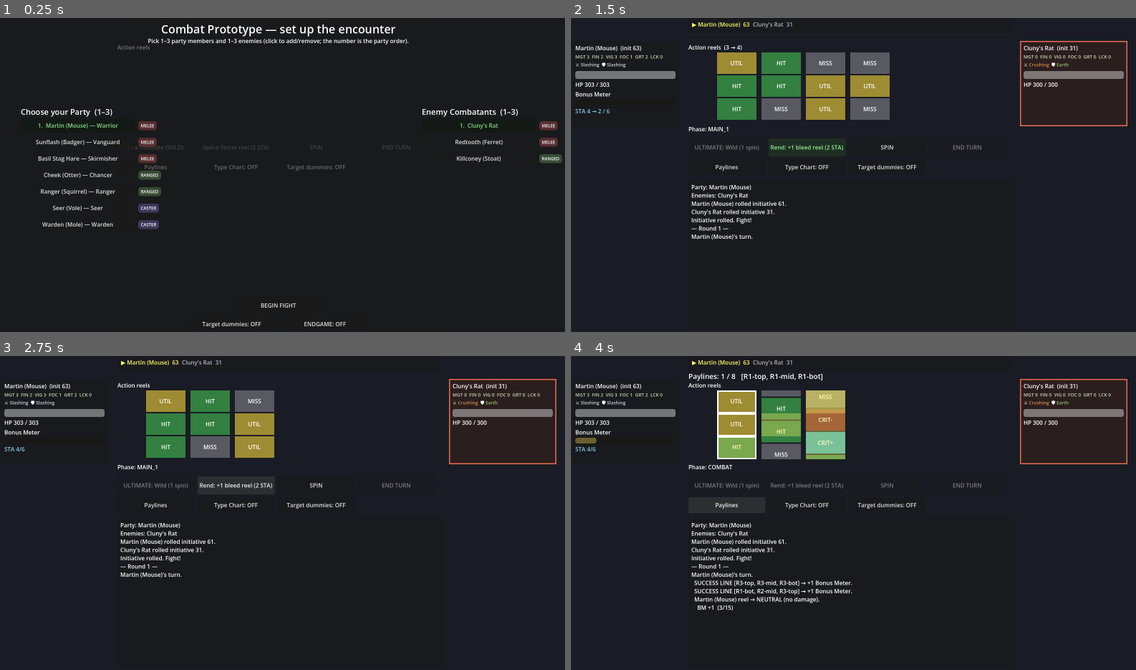
Above: before the commit, frames 1-4 (two rows, left to right).
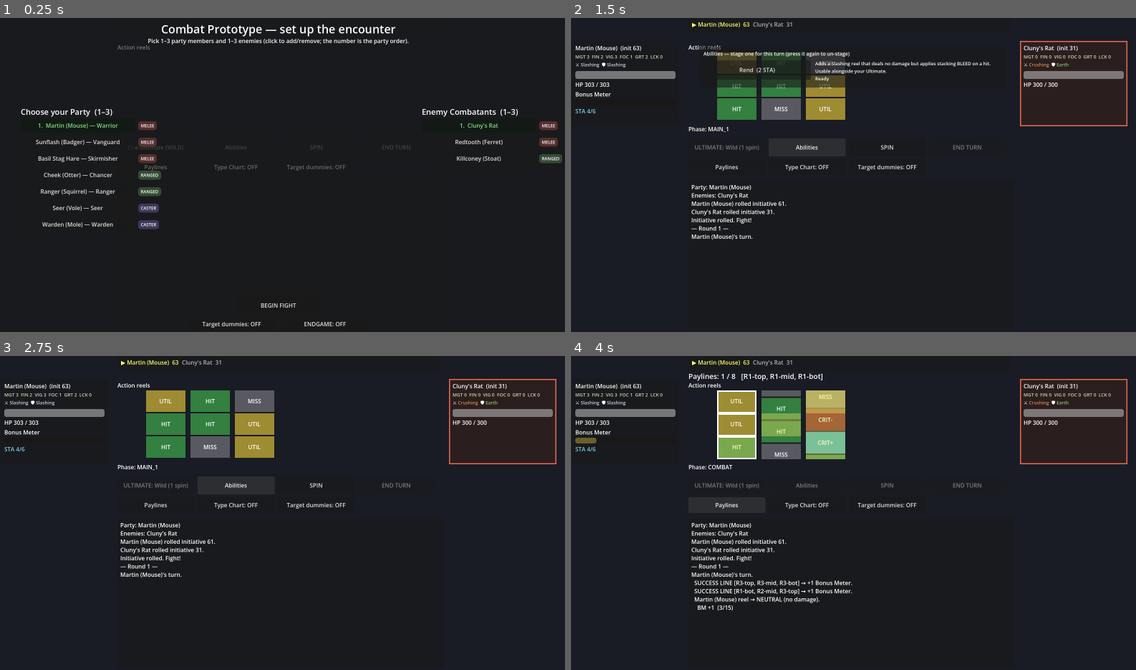
Above: after the commit, the same moments.

Repository: djkipyaboy/bunnies
Game: Godot game, scene res://combat/combat.tscn
Two runs of this game, one before a commit and one after it. Both use one fixed random seed, a clock stepped at 60 frames per second and the inputs below.
Inputs (mouse positions are in pixels of both pictures, inside the frame that each line leads up to):
- Up to frame 1 (0.25 s): no input
- Up to frame 2 (1.5 s): click "BEGIN FIGHT" at 0.5 s; click (808, 146) at 1.25 s, where only the run before the commit has a clickable "Rend: +1 bleed reel (2 STA)"
- Up to frame 3 (2.75 s): click (237, 484) at 2 s, where only the run after the commit has a clickable "Abilities"
- Up to frame 4 (4 s): click "SPIN" at 2.75 s; click "Paylines" at 3.5 s

The runs differ from the first frame. In frame 1, less than 0.1% of the frame differs, in the area x 35-48%, y 40-43%; in frame 2, 4.0%, in the area x 3-75%, y 8-43%; in frame 3, 0.1%; in frame 4, less than 0.1%.

Commit message:
feat(ui): Abilities button + menu wiring — stage any unlocked ability from one panel
Co-Authored-By: Claude Fable 5 <noreply@anthropic.com>

Diff:
--- a/combat/combat.gd
+++ b/combat/combat.gd
@@ -34,7 +34,7 @@
 var _log_box: RichTextLabel
 var _spin_button: Button
 var _end_turn_button: Button
-var _splice_button: Button
+var _abilities_button: Button
 var _ultimate_button: Button
 var _paylines_button: Button
 var _payline_cycle_index: int = -1   # which payline the toggle is currently previewing (-1 = none)
@@ -85,6 +85,7 @@
 var _fate_picker_title: Label            # picker heading, re-captioned per mode
 var _type_chart: TypeChartPanel          # toggleable 6×6 type-effectiveness graphic (hidden until toggled on)
 var _type_chart_button: Button
+var _ability_menu: AbilityMenuPanel
 var _awaiting_player_spin: bool = false
 var _awaiting_end_turn: bool = false
 var _awaiting_stun_check: bool = false
@@ -250,12 +251,13 @@
 	_ultimate_button.disabled = true
 	add_child(_ultimate_button)
 
-	_splice_button = Button.new()
-	_splice_button.text = "Splice Storm reel (2 STA)"
-	_splice_button.position = Vector2(col_x.call(1), ROW1_Y)
-	_splice_button.custom_minimum_size = Vector2(BTN_W, 50)
-	_splice_button.disabled = true
-	add_child(_splice_button)
+	_abilities_button = Button.new()
+	_abilities_button.text = "Abilities"
+	_abilities_button.position = Vector2(col_x.call(1), ROW1_Y)
+	_abilities_button.custom_minimum_size = Vector2(BTN_W, 50)
+	_abilities_button.disabled = true
+	_abilities_button.tooltip_text = "Open your ability list — stage one ability for this turn."
+	add_child(_abilities_button)
 
 	_spin_button = Button.new()
 	_spin_button.text = "SPIN"
@@ -313,6 +315,12 @@
 	_type_chart.visible = false
 	add_child(_type_chart)
 	_type_chart.build()
+
+	# Ability menu — floats over the reel area while open (spec 2026-07-02); rebuilt on every open.
+	_ability_menu = AbilityMenuPanel.new()
+	_ability_menu.position = Vector2(CENTER_X + 30.0, 96.0)
+	_ability_menu.visible = false
+	add_child(_ability_menu)
 
 	_build_overlay()
 	_build_fate_picker()
@@ -606,18 +614,6 @@
 		&"warden": return "Warden — Earth, 3 reels, Mana. Rallying Cry shields the party; Earthquake nukes one enemy, half-splashes the rest, and STUNS everyone it hits."
 		_: return "Playable class."
 
-## Hover description for the base-ability button, per class (notes whether it stacks with the Ultimate).
-func _ability_tooltip(id: StringName) -> String:
-	match id:
-		&"rend": return "Rend (2 STA): adds a reel that applies stacking BLEED on a hit (no direct damage). Usable alongside your Ultimate."
-		&"heft": return "Heft (2 STA): converts this turn's miss faces into hits. Rampage already includes Heft for free."
-		&"flurry": return "Flurry (2 STA): adds one extra weapon swing this turn. Usable alongside your Ultimate."
-		&"reroll": return "Re-roll (4 STA): after the spin, re-rolls your single worst reel (refunded if none were bad). Wildcard Gamble already re-rolls everything."
-		&"hunters_mark": return "Hunter's Mark (3 STA): marks the target 3 turns — allies' crit-fails become hits against it. Usable alongside your Ultimate."
-		&"select_fate": return "Select your Fate! (6 MANA): adds a reel (joins paylines) and converts this whole spin to a damage type you pick. Locked out while The Big Bang is staged — the Ultimate picks the type for free."
-		&"rallying_cry": return "Rallying Cry (4 MANA): adds a no-damage reel. On a hit it shields every ally for 2 turns — half your weapon's damage on a success, full on a crit. Usable alongside Earthquake."
-		_: return ""
-
 ## Hover description for the Ultimate button, per class (flags whether the base ability is wasted).
 func _ultimate_tooltip(id: StringName) -> String:
 	match id:
@@ -735,7 +731,8 @@
 	_resolver.paylines_resolved.connect(_on_paylines_resolved)
 	_spin_button.pressed.connect(_on_spin_pressed)
 	_end_turn_button.pressed.connect(_on_end_turn_pressed)
-	_splice_button.pressed.connect(_on_splice_pressed)
+	_abilities_button.pressed.connect(_on_abilities_pressed)
+	_ability_menu.ability_pressed.connect(_on_ability_menu_ability_pressed)
 	_ultimate_button.pressed.connect(_on_ultimate_pressed)
 	_paylines_button.pressed.connect(_on_paylines_pressed)
 	_dummy_toggle_button.pressed.connect(_on_dummy_toggle_pressed)
@@ -770,29 +767,10 @@
 	_log("— Round %d —" % n)
 	_turn_order_bar.set_order(_turn_manager.get_turn_order())
 
-## The label for the generic base-ability button, per the active class's ability (spec §4A).
-func _ability_label(id: StringName) -> String:
-	match id:
-		&"rend": return "Rend: +1 bleed reel (2 STA)"
-		&"heft": return "Heft: steady the reels (2 STA)"
-		&"flurry": return "Flurry: +1 swing (2 STA)"
-		&"reroll": return "Re-roll worst reel (4 STA)"
-		&"hunters_mark": return "Hunter's Mark: debuff target (3 STA)"
-		&"select_fate": return "Select Fate: choose type (6 MANA)"
-		&"rallying_cry": return "Rallying Cry: party shield (4 MANA)"
-		_: return "Ability"
-
-## Short ability name for the combat log.
+## Short ability name for the combat log — catalog-backed (one source of truth, spec 2026-07-02 §4).
 func _ability_name(id: StringName) -> String:
-	match id:
-		&"rend": return "Rend (bleed reel)"
-		&"heft": return "Heft (steady reels)"
-		&"flurry": return "Flurry (extra swing)"
-		&"reroll": return "Re-roll (worst reel)"
-		&"hunters_mark": return "Hunter's Mark (accuracy debuff)"
-		&"select_fate": return "Select your Fate"
-		&"rallying_cry": return "Rallying Cry (party shield)"
-		_: return "ability"
+	var display: String = AbilityCatalog.display_name(id)  # not "name" — would shadow Node.name
+	return display if display != "" else "ability"
 
 ## Ultimate button label + log name, per the active class's Ultimate.
 func _ultimate_label(id: StringName) -> String:
@@ -819,6 +797,7 @@
 
 func _on_turn_started(c: Combatant) -> void:
 	_attacker = c
+	_ability_menu.hide()  # never carry an open menu across a turn boundary
 	# Primary target (spec §3/§4): on a PC's turn it's THAT PC's remembered enemy (default first living
 	# enemy), refreshed if it died; on an enemy turn the placeholder AI picks a living PC. Drives
 	# attacks/Hunter's Mark/Collateral.
@@ -838,8 +817,6 @@
 	# The ability/Ultimate buttons follow the ACTIVE PC (the controller this turn); on an enemy turn they're
 	# disabled, so label them from the active party member (the current PC, else the first party member).
 	var ctrl: Combatant = c if c.is_player else _pc
-	_splice_button.text = _ability_label(ctrl.ability_id)
-	_splice_button.tooltip_text = _ability_tooltip(ctrl.ability_id)
 	_ultimate_button.text = _ultimate_label(ctrl.ultimate_id)
 	_ultimate_button.tooltip_text = _ultimate_tooltip(ctrl.ultimate_id)
 	_phase_manager.start_turn()  # runs Upkeep → Main 1, pauses for Main-1 actions
@@ -854,7 +831,7 @@
 		# STUNNED — gate the turn behind a d100 "shake off" check.
 		_awaiting_stun_check = true
 		_awaiting_player_spin = false
-		_splice_button.disabled = true
+		_abilities_button.disabled = true
 		_ultimate_button.disabled = true
 		_prepare_strips(c.turn_reels)  # show the reels (idle) behind the gate
 		_log("  %s is STUNNED — %s a shake-off roll." % [c.display_name, "press SPIN for" if c.is_player else "rolling"])
@@ -878,7 +855,7 @@
 ## A target dummy's whole turn: spend it healing back to full, skip the Combat phase entirely, then end.
 func _take_dummy_turn(c: Combatant) -> void:
 	_spin_button.disabled = true
-	_splice_button.disabled = true
+	_abilities_button.disabled = true
 	_ultimate_button.disabled = true
 	var none: Array[ActionReel] = []
 	_prepare_strips(none)  # no reels — the dummy doesn't spin
@@ -960,9 +937,10 @@
 	# applied in _do_spin). Shared with the enemy path — see _commit_main1.
 	_commit_main1()
 	_spin_button.disabled = true
-	_splice_button.disabled = true
+	_abilities_button.disabled = true
 	_ultimate_button.disabled = true
-	_splice_button.modulate = Color(1, 1, 1)
+	_ability_menu.hide()
+	_abilities_button.modulate = Color(1, 1, 1)
 	_ultimate_button.modulate = Color(1, 1, 1)
 	(_panels[_attacker] as CombatantPanel).set_meter_flash(false)
 	# Re-prepare strips from the COMMITTED reels. The preview's spliced reel is a separate
@@ -996,17 +974,42 @@
 		# Lose the turn: skip Combat, run Main 2 → End → advance. (No proceed_to_combat.)
 		_phase_manager.resume_after_combat()
 
-## Stages/un-stages the active class's base ability (toggle). Applies nothing — commit on SPIN.
-## Select your Fate (Seer) needs a type choice, so pressing it opens the 6-type picker when not yet staged;
-## pressing it while staged un-stages (and clears the chosen type).
-func _on_splice_pressed() -> void:
+## Opens/closes the ability menu (spec 2026-07-02 §1). All staging happens INSIDE the menu — this
+## button is only the door (and, via _refresh_main1_preview, the staged-state readout).
+func _on_abilities_pressed() -> void:
+	if _ability_menu.visible:
+		_ability_menu.hide()
+		return
 	if not _awaiting_player_spin or _plan == null:
 		return
-	if _attacker.ability_id == &"select_fate" and not _plan.ability_staged:
-		_show_fate_picker()
-		return
-	_plan.toggle_ability()
+	_ability_menu.open_for(_attacker, _plan)
+	move_child(_ability_menu, get_child_count() - 1)  # draw over the reel strips while up
+
+## One menu row pressed: dispatch to the existing model (base slot vs extra slot — mutual exclusivity
+## is model-enforced, never policed here). A SUCCESSFUL stage/un-stage closes the menu so the reel/
+## resource preview is immediately visible; a no-op press re-renders the menu in place (spec §3).
+func _on_ability_menu_ability_pressed(id: StringName) -> void:
+	if not _awaiting_player_spin or _plan == null:
+		return
+	var before: String = _staged_state_key()
+	if id == _attacker.ability_id:
+		if _attacker.ability_id == &"select_fate" and not _plan.ability_staged:
+			_ability_menu.hide()  # the type picker is modal — close the menu under it
+			_show_fate_picker()
+			return
+		_plan.toggle_ability()
+	else:
+		_plan.toggle_extra_ability(id)
+	if _staged_state_key() != before:
+		_ability_menu.hide()
+	else:
+		_ability_menu.open_for(_attacker, _plan)  # re-render states in place (e.g. press was a no-op)
 	_refresh_main1_preview()
+
+## Fingerprint of the plan's staged-ability state — compared around a toggle to detect "something
+## actually changed" (drives the close-on-successful-toggle rule).
+func _staged_state_key() -> String:
+	return "%s|%s" % [str(_plan.ability_staged), String(_plan.staged_extra_ability_id)]
 
 ## Stages/un-stages the Sticky-Wild Ultimate (toggle). Consumes nothing — commit happens on SPIN.
 func _on_ultimate_pressed() -> void:
@@ -1038,25 +1041,27 @@
 	panel.set_meter_flash(_plan.will_consume_meter())
 
 	var is_player_main1: bool = _awaiting_player_spin and _attacker != null and _attacker.is_player
-	# Base-ability button. When Rampage includes Heft for free, the button reads "included" + free,
-	# shows staged-green, and is locked (toggled by the Ultimate, not directly).
-	if _plan.ability_is_free():
-		_splice_button.text = "Heft: included by Rampage (0 STA)"
-		_splice_button.disabled = true
-		_splice_button.modulate = Color(0.6, 1.0, 0.6)
-	elif _plan.ability_locked_by_ultimate():
-		# The Ultimate is staged and subsumes the base ability — lock the toggle (spec 2026-06-25 §5).
-		_splice_button.text = "Base ability locked (Ultimate staged)"
-		_splice_button.disabled = true
-		_splice_button.modulate = Color(0.5, 0.5, 0.5)
+	# Abilities button (spec 2026-07-02 §1): the staged choice must be legible with the menu CLOSED —
+	# show the staged ability's name + staged-green on the button itself.
+	var staged_name: String = ""
+	if _plan.staged_extra_ability_id != &"":
+		staged_name = AbilityCatalog.display_name(_plan.staged_extra_ability_id)
+	elif _plan.ability_staged or _plan.ability_is_free():
+		if _attacker.ability_id == &"select_fate" and _plan.selected_fate_type != null:
+			staged_name = "Select Fate: %s" % _type_name(_plan.selected_fate_type)
+		else:
+			staged_name = AbilityCatalog.display_name(_attacker.ability_id)
+	if staged_name != "":
+		_abilities_button.text = "Abilities: %s ✓" % staged_name
+		_abilities_button.modulate = Color(0.6, 1.0, 0.6)
 	else:
-		# Select your Fate shows the chosen type once staged (legibility — strips don't render type).
-		if _attacker.ability_id == &"select_fate" and _plan.ability_staged and _plan.selected_fate_type != null:
-			_splice_button.text = "Select Fate: %s (6 MANA)" % _type_name(_plan.selected_fate_type)
-		else:
-			_splice_button.text = _ability_label(_attacker.ability_id)
-		_splice_button.disabled = not (is_player_main1 and (_plan.ability_staged or _plan.can_stage_ability()))
-		_splice_button.modulate = Color(0.6, 1.0, 0.6) if _plan.ability_staged else Color(1, 1, 1)
+		_abilities_button.text = "Abilities"
+		_abilities_button.modulate = Color(1, 1, 1)
+	# The menu is openable whenever it's the player's own Main 1 — even if nothing is currently
+	# stageable, the player can still READ their kit (legibility pillar).
+	_abilities_button.disabled = not is_player_main1
+	if _ability_menu.visible:
+		_ability_menu.open_for(_attacker, _plan)  # keep an open menu's row states live
 	# The Big Bang shows the chosen damage type once staged (its picker is the Ultimate's, not the ability's).
 	if _attacker.ultimate_id == &"big_bang" and _plan.fire_ultimate_staged and _plan.selected_fate_type != null:
 		_ultimate_button.text = "The Big Bang: %s (AoE)" % _type_name(_plan.selected_fate_type)
@@ -1583,9 +1588,9 @@
 	if _attacker.sticky_wild_spins_remaining > 0:
 		_log("  ◇ WILD still active — %d spin(s) remaining (meter already spent)." % _attacker.sticky_wild_spins_remaining)
 	_highlight_wild_strips()
-	_splice_button.disabled = true
+	_abilities_button.disabled = true
 	_ultimate_button.disabled = true
-	_splice_button.modulate = Color(1, 1, 1)
+	_abilities_button.modulate = Color(1, 1, 1)
 	_ultimate_button.modulate = Color(1, 1, 1)
 	(_panels[_attacker] as CombatantPanel).set_meter_flash(false)
 	# If the spin ended the fight, go straight to the result — no End Turn needed.
